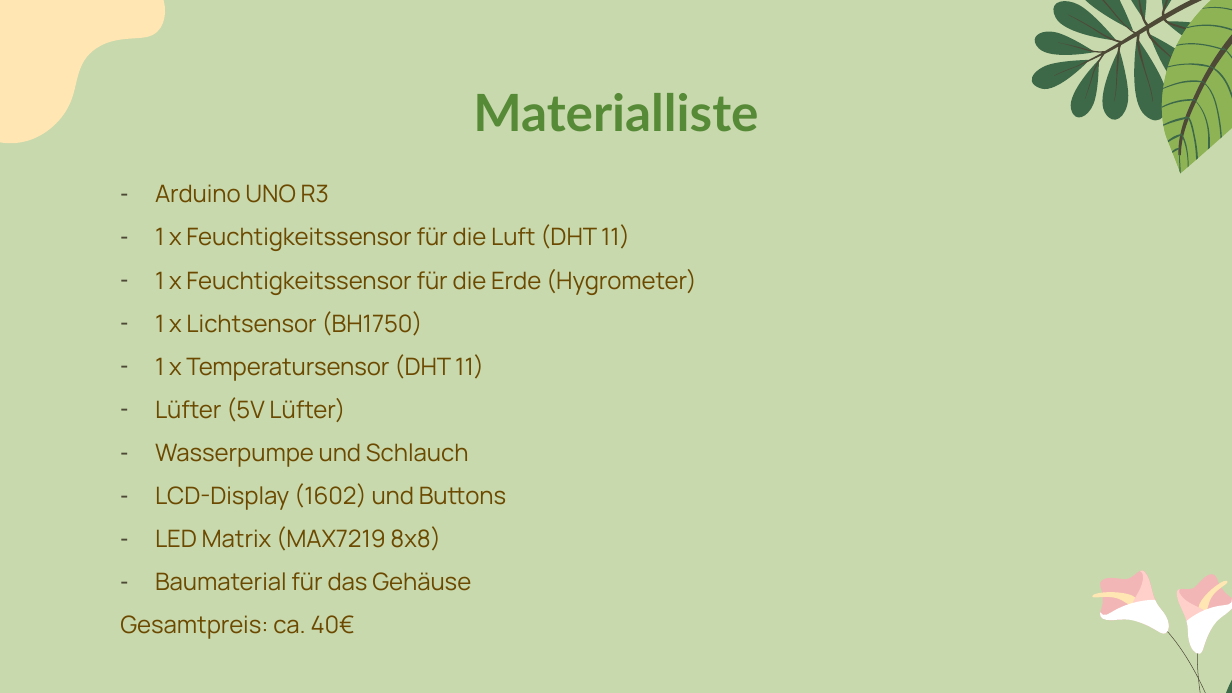
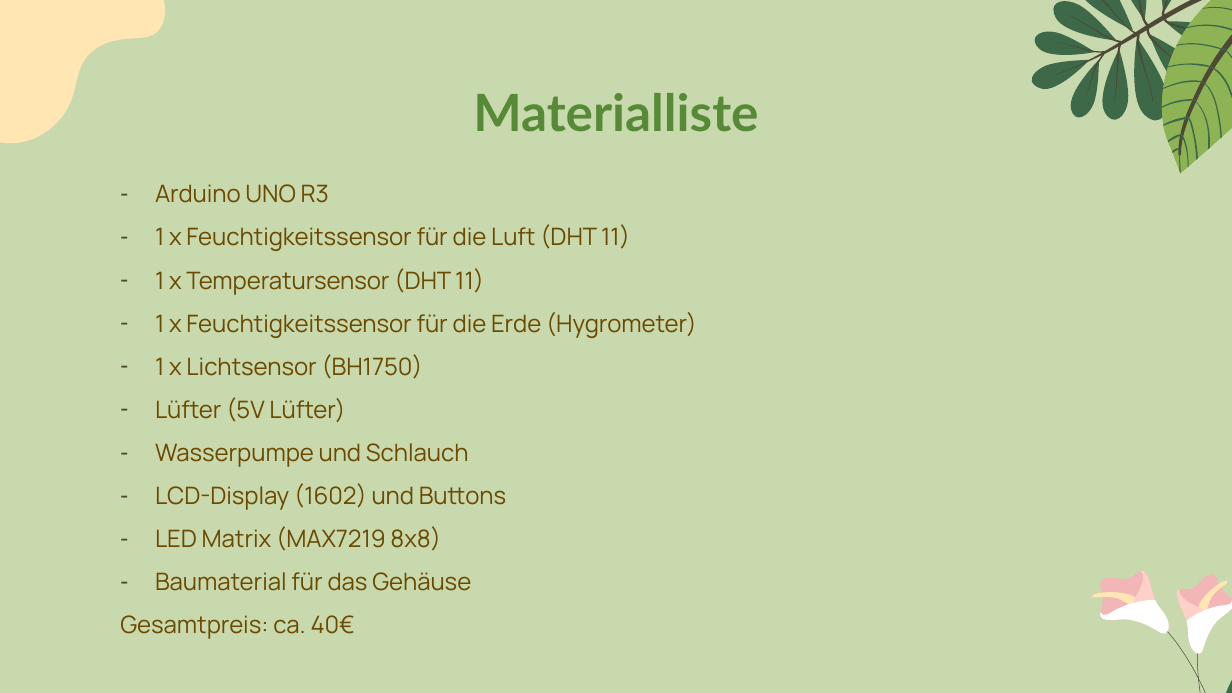
Before and after one commit to jannikglane/indoorgarden, a slide deck: slide 5 of Zwischenpräsentation/Indoor Garden Update.pptx. Drawn at 1232x693 pixels with LibreOffice and Linux fonts; fonts in the diff are those of the drawing; background and template pictures are left out. Boxes give left, top, right and bottom in pixels: in the first picture for what was removed or moved away, otherwise in the second. Text is boxed around its words. In the diff, an @@ line names an element or a change of style, - is before the commit and + after.

Commit message:
Update Power point

```diff
--- a/Zwischenpräsentation/Indoor Garden Update.pptx
+++ b/Zwischenpräsentation/Indoor Garden Update.pptx
@@ text at <box>155,268,484,295</box>: paragraph added @@
+– 1 x Temperatursensor (DHT 11)
@@ text at <box>155,354,484,381</box>: paragraph removed @@
-– 1 x Temperatursensor (DHT 11)
```
